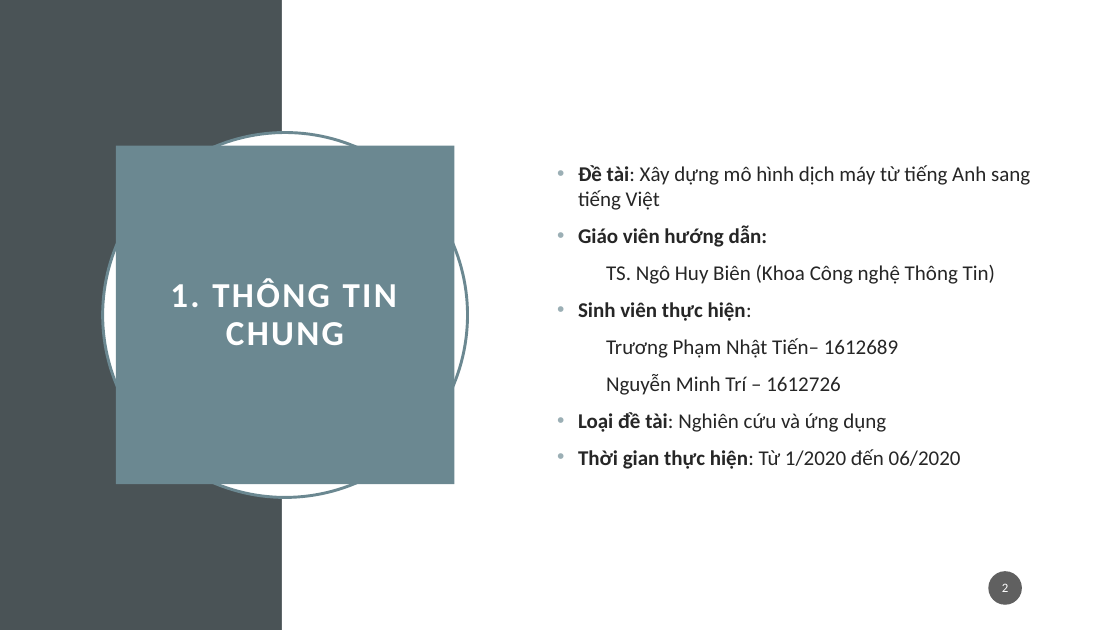
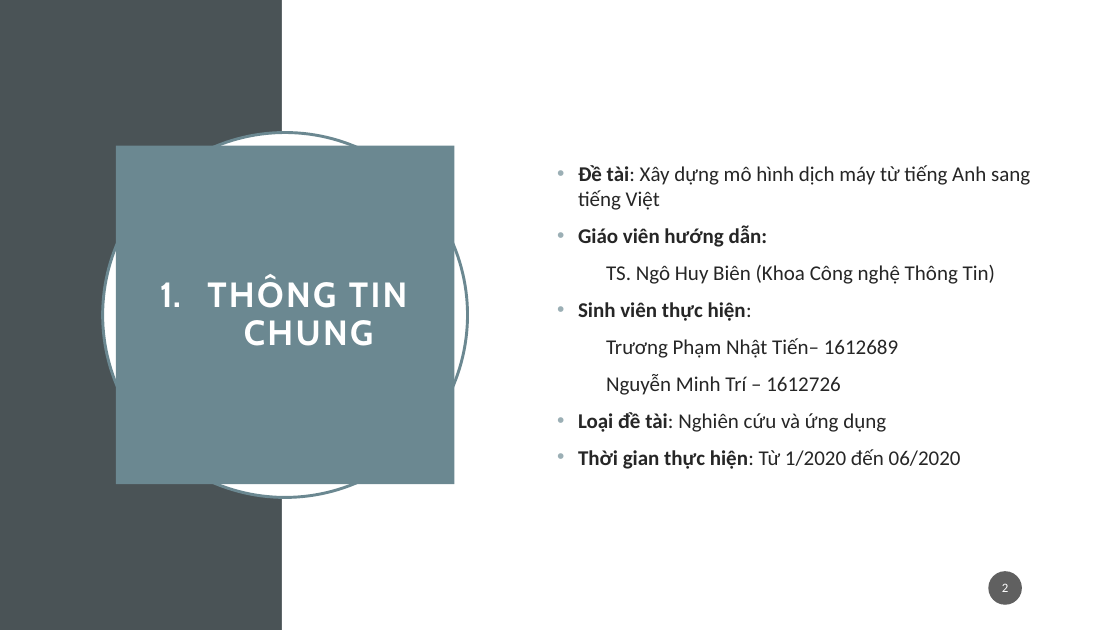
Before and after one commit to nmtri1912/kltn, a slide deck: slide 2 of Tài liệu/Presentation.pptx. Drawn at 1120x630 pixels with LibreOffice and Linux fonts; fonts in the diff are those of the drawing. Boxes give left, top, right and bottom in pixels: in the first picture for what was removed or moved away, otherwise in the second. Text is boxed around its words. In the diff, an @@ line names an element or a change of style, - is before the commit and + after.

```diff
--- a/Tài liệu/Presentation.pptx
+++ b/Tài liệu/Presentation.pptx
@@ title at box(207, 278, 408, 346): text changed; font Calibri to Cabin @@
-1. THÔNG TIN CHUNG
+1. THÔNG TIN CHUNG
```
Also in this commit, not shown: 11 other slides changed, 1 slide added, 2 slides removed.
